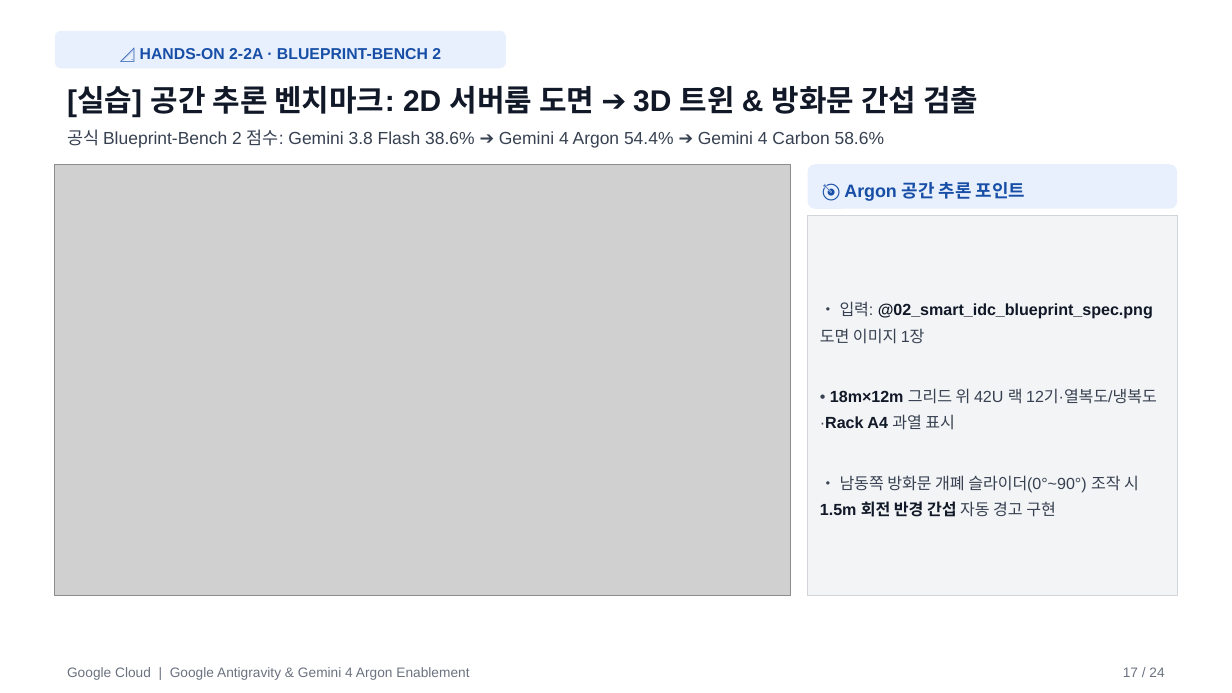
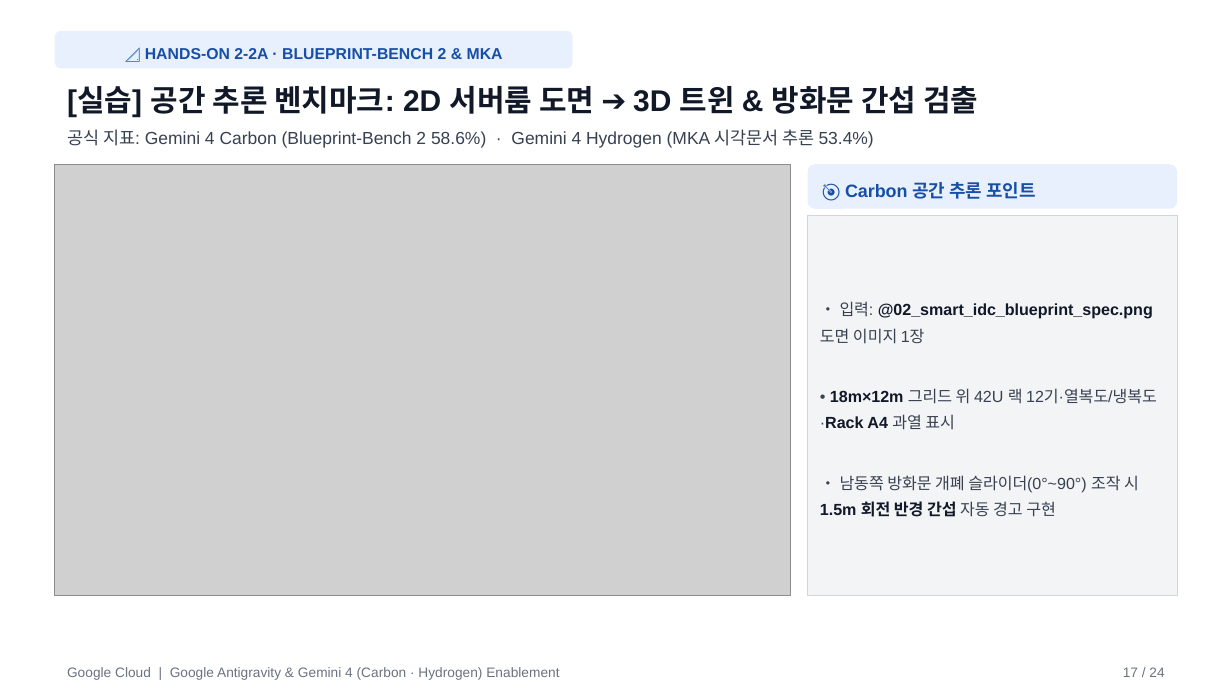
Before and after one commit to gorock-afk/lgcns_agy_workshop, a slide deck: slide 17 of LGCNS_AGY_Workshop_Slides.pptx. Drawn at 1232x693 pixels with LibreOffice and Linux fonts; fonts in the diff are those of the drawing; grey boxes stand for pictures. Boxes give left, top, right and bottom in pixels: in the first picture for what was removed or moved away, otherwise in the second. Text is boxed around its words. In the diff, an @@ line names an element or a change of style, - is before the commit and + after.

Commit message:
Update LG CNS Antigravity & Gemini 4 (Carbon & Hydrogen) workshop portal

```diff
--- a/LGCNS_AGY_Workshop_Slides.pptx
+++ b/LGCNS_AGY_Workshop_Slides.pptx
@@ rounded rectangle "📐 HANDS-ON 2-2A · BLUEPRINT-BENCH ...": place and size @@
-rounded rectangle "📐 HANDS-ON 2-2A · BLUEPRINT-BENCH ..." at (54,31,505,69)
+rounded rectangle "📐 HANDS-ON 2-2A · BLUEPRINT-BENCH ..." at (54,31,572,69)
@@ text in rounded rectangle at (145,48,503,59): text changed @@
-📐 HANDS-ON 2-2A · BLUEPRINT-BENCH 2
+📐 HANDS-ON 2-2A · BLUEPRINT-BENCH 2 & MKA
@@ text at (67,129,874,148): text changed @@
-공식 Blueprint-Bench 2 점수: Gemini 3.8 Flash 38.6% ➔ Gemini 4 Argon 54.4% ➔ Gemini 4 Carbon 58.6%
+공식 지표: Gemini 4 Carbon (Blueprint-Bench 2 58.6%) · Gemini 4 Hydrogen (MKA 시각문서 추론 53.4%)
@@ text in rounded rectangle at (845,182,1035,199): text changed @@
-🎯 Argon 공간 추론 포인트
+🎯 Carbon 공간 추론 포인트
@@ text at (67,667,559,680): text changed @@
-Google Cloud | Google Antigravity & Gemini 4 Argon Enablement
+Google Cloud | Google Antigravity & Gemini 4 (Carbon · Hydrogen) Enablement
```
Also in this commit, not shown: 23 other slides changed, 1 other file.
